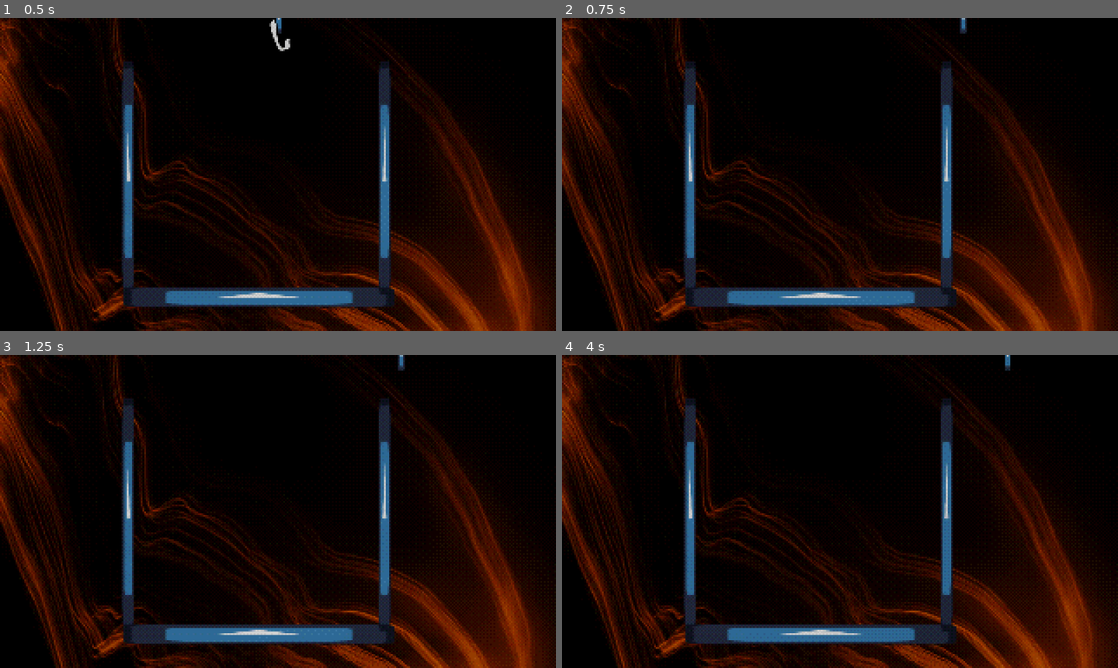
Above: before the commit, frames 1-4 (two rows, left to right).
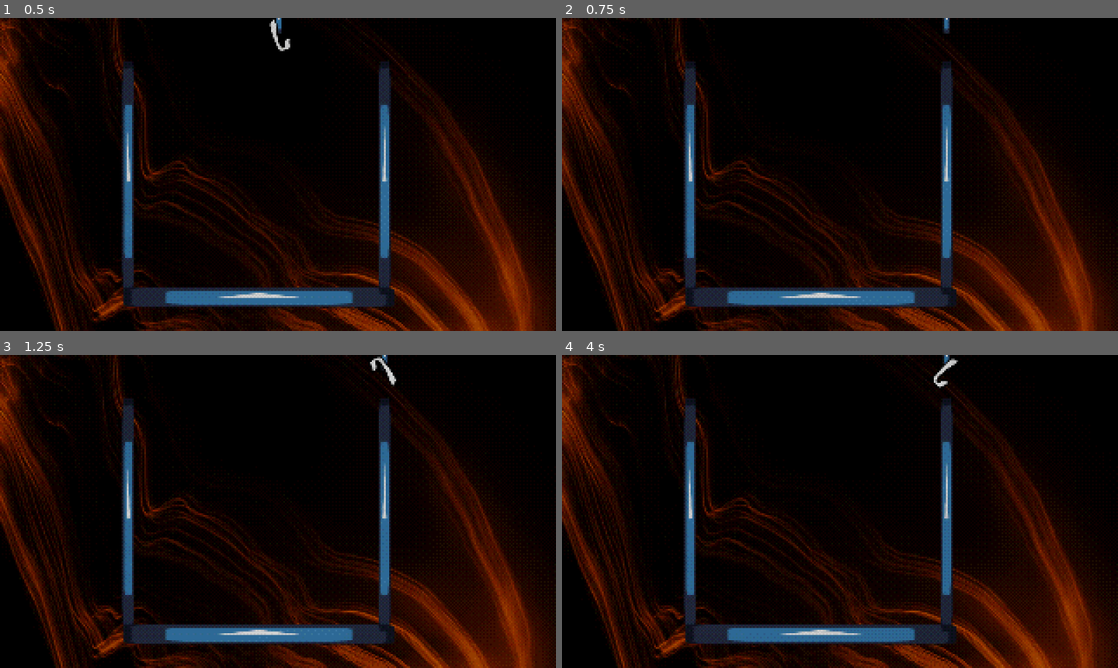
Above: after the commit, the same moments.

Repository: SnekOfSpice/jame-gam-christmas-2025
Game: Godot game, scene res://game.tscn
Same seed, same stepped clock (60 frames per second), same inputs: the game is played once before the commit and once after it. The engine's default icon, where the game draws it, is replaced by a stand-in: a white triangle on a blue panel in a dark square.
Inputs (mouse positions are in pixels of both pictures, inside the frame that each line leads up to):
- Up to frame 1 (0.5 s): no input
- Up to frame 2 (0.75 s): tap Enter at 0.5 s; move the mouse to (962, 158) at 0.52 s; click (962, 158) at 0.6 s
- Up to frame 3 (1.25 s): no input
- Up to frame 4 (4 s): tap Space at 1.25, 2.75 s; move the mouse to (728, 527) at 1.27 s; click (728, 527) at 1.35 s; tap Enter at 2, 3.5 s; move the mouse to (895, 442) at 2.02 s; click (895, 442) at 2.1 s; move the mouse to (812, 574) at 2.77 s; click (812, 574) at 2.85 s; move the mouse to (1006, 558) at 3.52 s; click (1006, 558) at 3.6 s

Frame 1 is identical in both runs. In frame 2, 0.1% of the frame differs, in the area x 68-73%, y 0-6%; in frame 3, 0.2%, in the area x 66-73%, y 0-10%; in frame 4, 0.2%.

Commit message:
restricting horizontal grabber movement

Diff:
--- a/game.tscn
+++ b/game.tscn
@@ -39,38 +39,38 @@
 
 [node name="Container" type="Node2D" parent="."]
 
-[node name="Area2D" type="StaticBody2D" parent="Container"]
+[node name="LeftWall" type="StaticBody2D" parent="Container"]
 position = Vector2(292.5, 356)
 
-[node name="Icon" type="Sprite2D" parent="Container/Area2D"]
+[node name="Icon" type="Sprite2D" parent="Container/LeftWall"]
 position = Vector2(0.5, 9.5)
 scale = Vector2(0.210938, 4.19531)
 texture = ExtResource("1_a0wko")
 
-[node name="CollisionShape2D" type="CollisionShape2D" parent="Container/Area2D"]
+[node name="CollisionShape2D" type="CollisionShape2D" parent="Container/LeftWall"]
 shape = SubResource("RectangleShape2D_v8kdw")
 
-[node name="Area2D3" type="StaticBody2D" parent="Container"]
+[node name="Floor" type="StaticBody2D" parent="Container"]
 position = Vector2(594, 631)
 
-[node name="Icon" type="Sprite2D" parent="Container/Area2D3"]
+[node name="Icon" type="Sprite2D" parent="Container/Floor"]
 position = Vector2(0.5, 9.5)
 scale = Vector2(4.88602, 0.368885)
 texture = ExtResource("1_a0wko")
 
-[node name="CollisionShape2D" type="CollisionShape2D" parent="Container/Area2D3"]
+[node name="CollisionShape2D" type="CollisionShape2D" parent="Container/Floor"]
 position = Vector2(-5.5, 7.5)
 shape = SubResource("RectangleShape2D_7v8uo")
 
-[node name="Area2D2" type="StaticBody2D" parent="Container"]
+[node name="RightWall" type="StaticBody2D" parent="Container"]
 position = Vector2(883, 356)
 
-[node name="Icon" type="Sprite2D" parent="Container/Area2D2"]
+[node name="Icon" type="Sprite2D" parent="Container/RightWall"]
 position = Vector2(0.5, 9.5)
 scale = Vector2(0.210938, 4.19531)
 texture = ExtResource("1_a0wko")
 
-[node name="CollisionShape2D" type="CollisionShape2D" parent="Container/Area2D2"]
+[node name="CollisionShape2D" type="CollisionShape2D" parent="Container/RightWall"]
 shape = SubResource("RectangleShape2D_v8kdw")
 
 [node name="Grabber" parent="." instance=ExtResource("2_qmh5h")]
--- a/grabber.gd
+++ b/grabber.gd
@@ -18,8 +18,10 @@
 
 
 func _process(delta: float) -> void:
-	self.position.x = get_global_mouse_position().x
+	self.position.x = calc_horizontal_pos()
 
+func calc_horizontal_pos() -> float:
+	return min(max(get_node("../Container/LeftWall").position.x, get_global_mouse_position().x), get_node("../Container/RightWall").position.x)
 
 func spawn_cane() -> void:
 	current_cane = candy_cane_base.instantiate()
